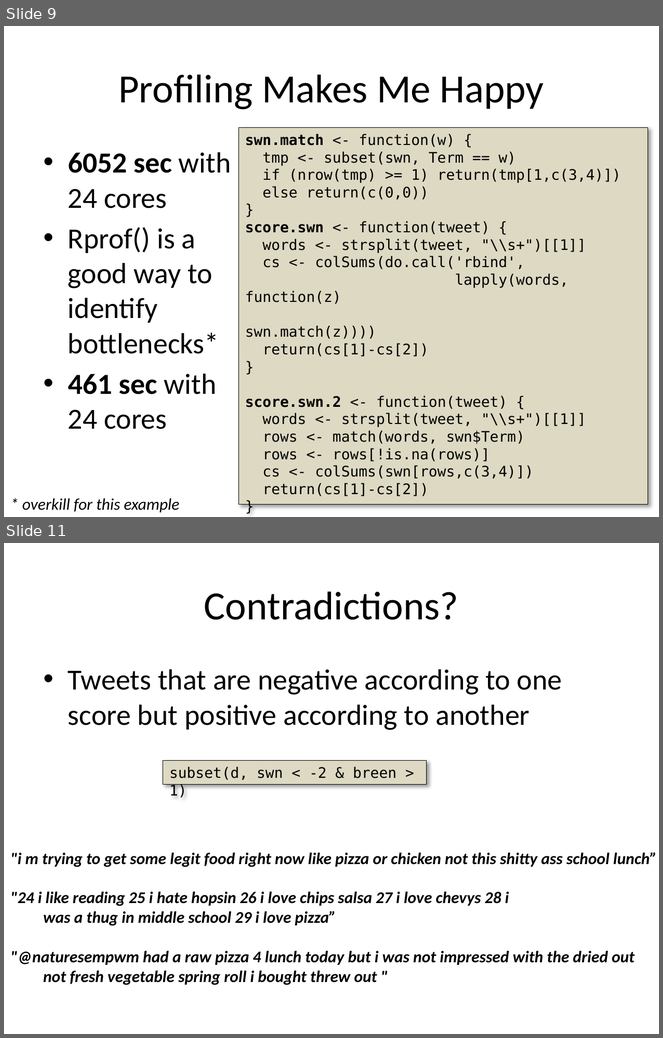
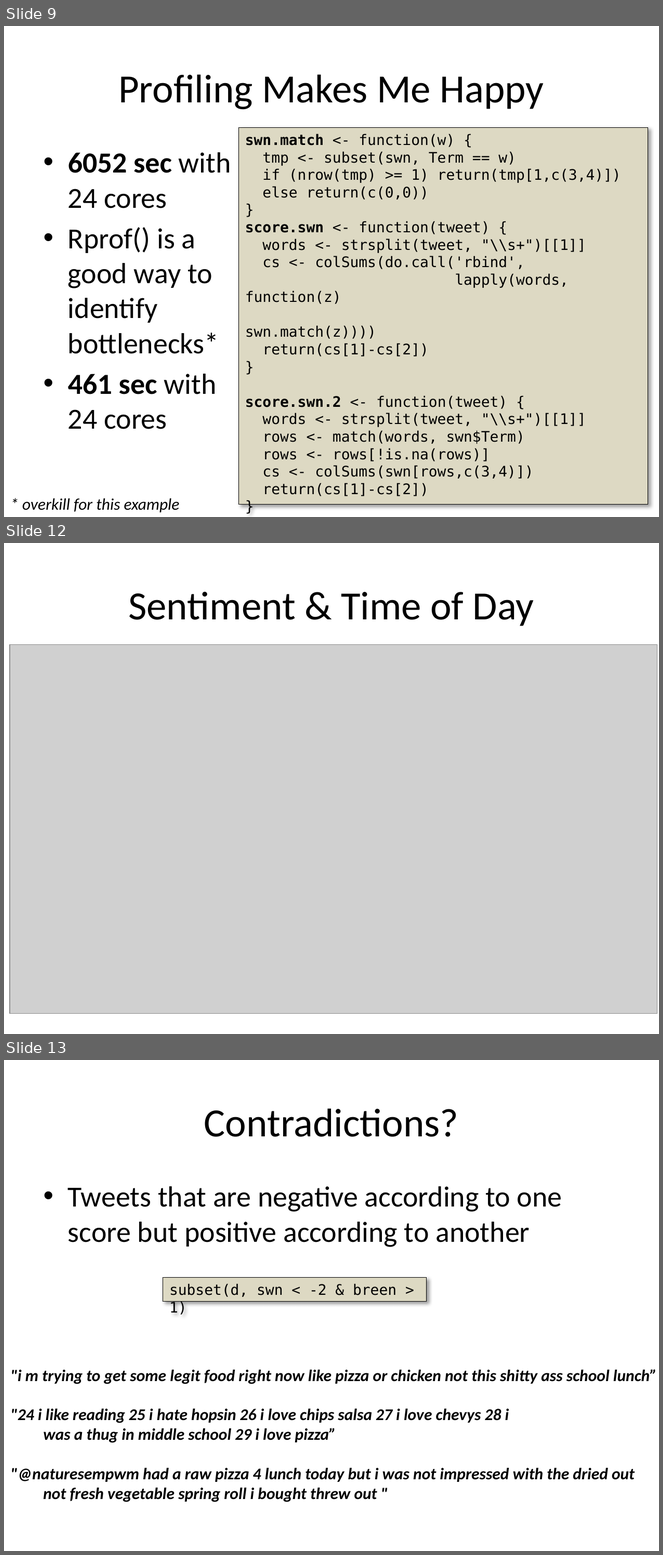
Before and after one commit to rajarshi/ctrug-tweet, a slide deck: ctrug.pptx. Shown one above the other, each under a label of ours: slides 9 and 11 before the commit, slides 9, 12 and 13 after it; the slides between them are not shown. The pictures are 663x1038 and 663x1555 pixels, drawn with LibreOffice and Linux fonts; fonts in the diff are those of the drawing; grey boxes stand for pictures. Boxes give left, top, right and bottom in pixels: in the first picture for what was removed or moved away, otherwise in the second. Text is boxed around its words. In the diff, an @@ line names an element or a change of style, - is before the commit and + after.

Commit message:
Added a time of day vis

```diff
--- a/ctrug.pptx
+++ b/ctrug.pptx
@@ slide 12 added at box(4, 543, 659, 1034), background #FFFFFF @@
@@ title added at box(128, 591, 534, 626), 44 pt, text #000000 @@
+Sentiment & Time of Day
@@ picture added at box(10, 644, 657, 1014) @@
@@ what was slide 11 is now slide 13 @@
```
Also in this commit, not shown: 4 slides changed, 1 other slide added, 1 other file.
